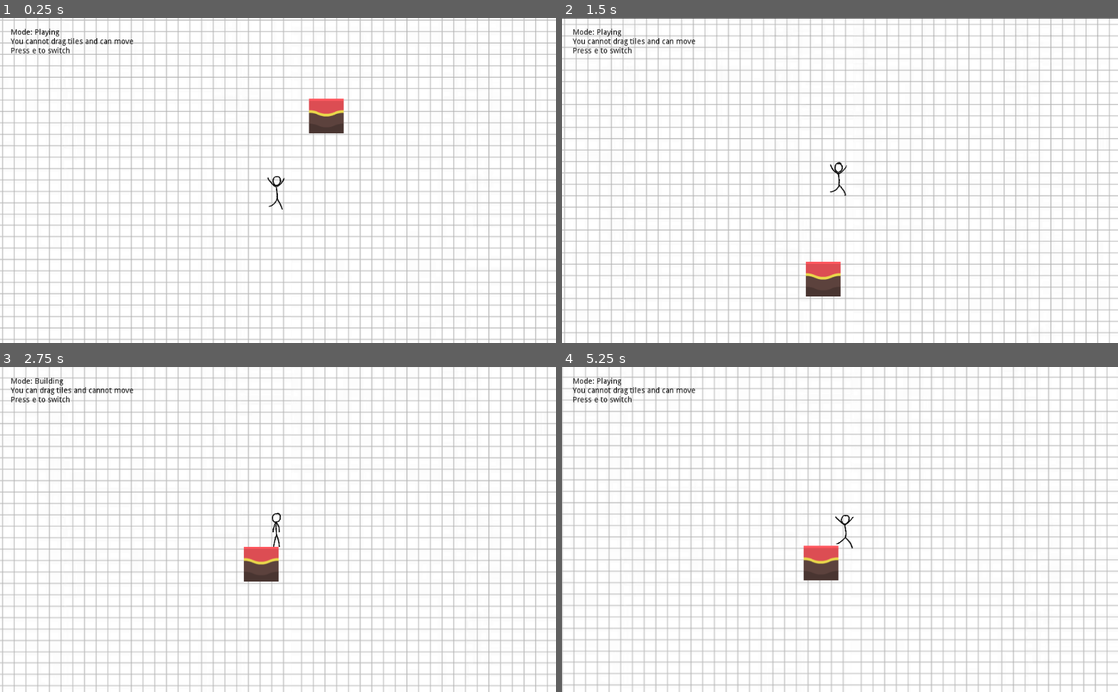
Above: before the commit, frames 1-4 (two rows, left to right).
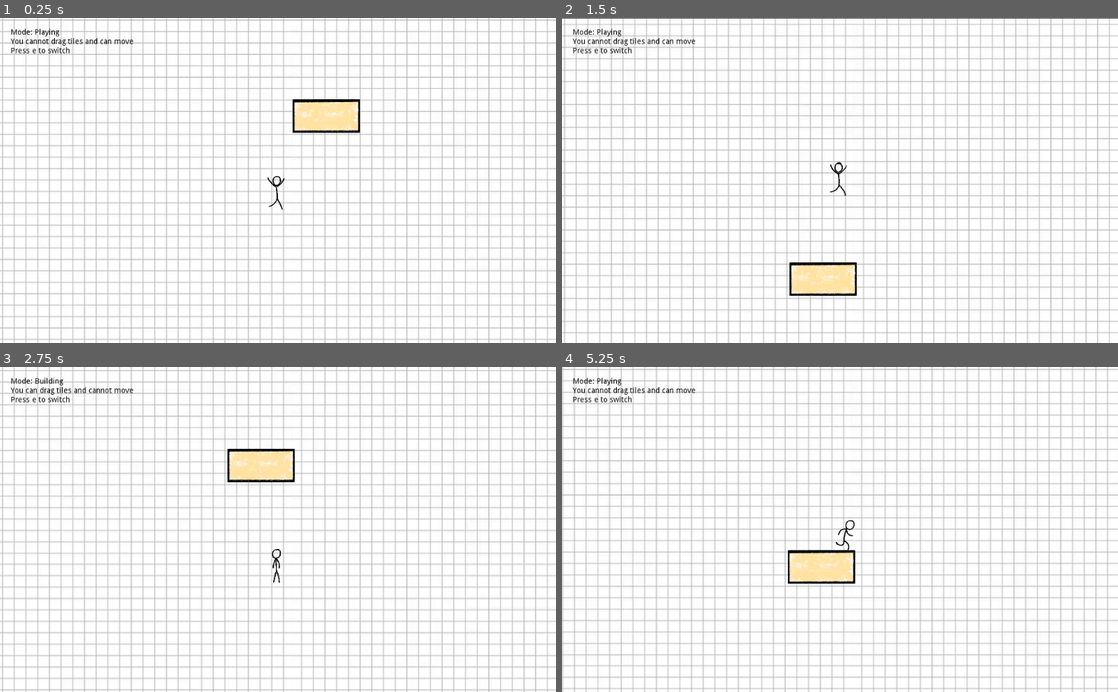
Above: after the commit, the same moments.

Repository: DominickRobinson/Supreme-Hen-Donkey
Game: Godot game, scene res://DemoScene.tscn
Two runs of this game, one before a commit and one after it. Both use one fixed random seed, a clock stepped at 60 frames per second and the inputs below.
Inputs (mouse positions are in pixels of both pictures, inside the frame that each line leads up to):
- Up to frame 1 (0.25 s): no input
- Up to frame 2 (1.5 s): tap E (debug1) at 0.5, 1.25 s; drag from (890, 86) to (828, 196) at 0.52 s; drag from (678, 307) to (828, 151) at 1.27 s
- Up to frame 3 (2.75 s): tap E (debug1) at 2 s; move the mouse to (333, 458) at 2.02 s; press the mouse at (333, 458) at 2.03 s; hold A (left) from 2.03 s (still down)
- Up to frame 4 (5.25 s): release A (left) at 2.75 s; release the mouse at (895, 458) at 2.75 s; tap E (debug1) at 2.75, 3.5, 4.25 s; drag from (812, 594) to (678, 610) at 2.77 s; move the mouse to (1006, 578) at 3.52 s; press the mouse at (1006, 578) at 3.53 s; hold D (right) 3.53-4.25 s; tap Space (jump) at 3.77 s; release the mouse at (1006, 578) at 4.25 s; drag from (673, 480) to (840, 549) at 4.27 s; move the mouse to (867, 529) at 5.02 s; press the mouse at (867, 529) at 5.03 s; hold D (right) from 5.03 s (still down)

The runs differ from the first frame. In frame 1, 1.3% of the frame differs, in the area x 52-65%, y 24-36%; in frame 2, 1.3%; in frame 3, 19%; in frame 4, 21%, in the area x 0-100%, y 0-100%.

Commit message:
Fixed duplicated draggable tile collision box

Diff:
--- a/Supreme-Hen-Donkey/Prefabs/DraggableTileBlock.tscn
+++ b/Supreme-Hen-Donkey/Prefabs/DraggableTileBlock.tscn
@@ -1,11 +1,11 @@
 [gd_scene load_steps=5 format=2]
 
-[ext_resource path="res://Assets/abstract-platformer-370-assets/PNG/Tiles/Brown tiles/tileBrown_02.png" type="Texture" id=1]
+[ext_resource path="res://GCS - SHD/blocks and stuff/Block.png" type="Texture" id=1]
 [ext_resource path="res://Scripts/DraggableTile.gd" type="Script" id=2]
 [ext_resource path="res://Scripts/DraggableTileBlock.gd" type="Script" id=3]
 
 [sub_resource type="RectangleShape2D" id=5]
-extents = Vector2( 32, 31.5 )
+extents = Vector2( 62, 31 )
 
 [node name="DraggableTile" type="Area2D"]
 collision_layer = 3
@@ -26,6 +26,7 @@
 }
 
 [node name="TileBrown02" type="Sprite" parent="KinematicBody2D"]
+scale = Vector2( 0.248, 0.248 )
 texture = ExtResource( 1 )
 __meta__ = {
 "_edit_lock_": true
--- a/Supreme-Hen-Donkey/Scripts/DraggableTile.gd
+++ b/Supreme-Hen-Donkey/Scripts/DraggableTile.gd
@@ -21,10 +21,9 @@
 			break
 
 	collision = kinematicChild.get_node('CollisionShape2D')
-	add_child(collision.duplicate())
-	kinematicChild.remove_child(collision)
+#	add_child(collision.duplicate())
+#	kinematicChild.remove_child(collision)
 
-#	mouseOffset = collision.shape.extents
 	mouseOffset = tileMap.cell_size / 2
 
 	get_node("../GameManager/").connect('switchMode', self, '_on_switchMode')
@@ -59,15 +58,17 @@
 
 
 func pickupTile():
-	kinematicChild.remove_child(collision)
+	pass
+#	kinematicChild.remove_child(collision)
 
 
 # Places tile at current location
 func placeTile():
-	var tilePos = tileMap.world_to_map(position)
-	var tileType = 0
-	kinematicChild.add_child(collision)
-	collision.position = Vector2.ZERO
+	pass
+#	var tilePos = tileMap.world_to_map(position)
+#	var tileType = 0
+#	kinematicChild.add_child(collision)
+#	collision.position = Vector2.ZERO
 
 
 func _on_switchMode(mode):
@@ -80,10 +81,21 @@
 
 
 func switchModePlaying():
+	collision.position = Vector2.ZERO
+
+	kinematicChild.add_child(collision)
+	remove_child(get_node('CollisionShape2D'))
 	kinematicChild.enabled = true
+
 	canDrag = false
 
 
 func switchModeBuilding():
+	kinematicChild.position = Vector2.ZERO
+
+	collision = kinematicChild.get_node('CollisionShape2D')
+	add_child(collision.duplicate())
+	kinematicChild.remove_child(collision)
 	kinematicChild.enabled = false
+
 	canDrag = true
